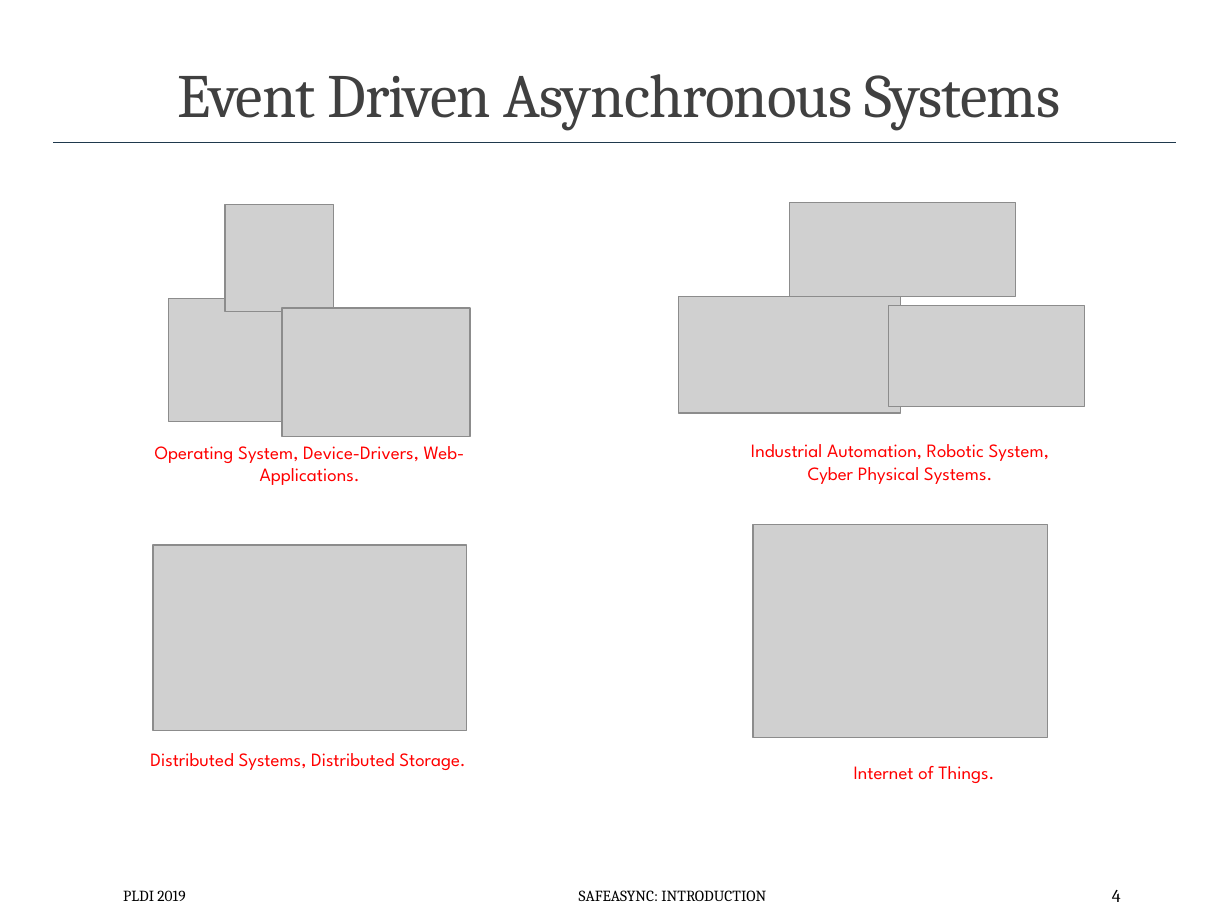
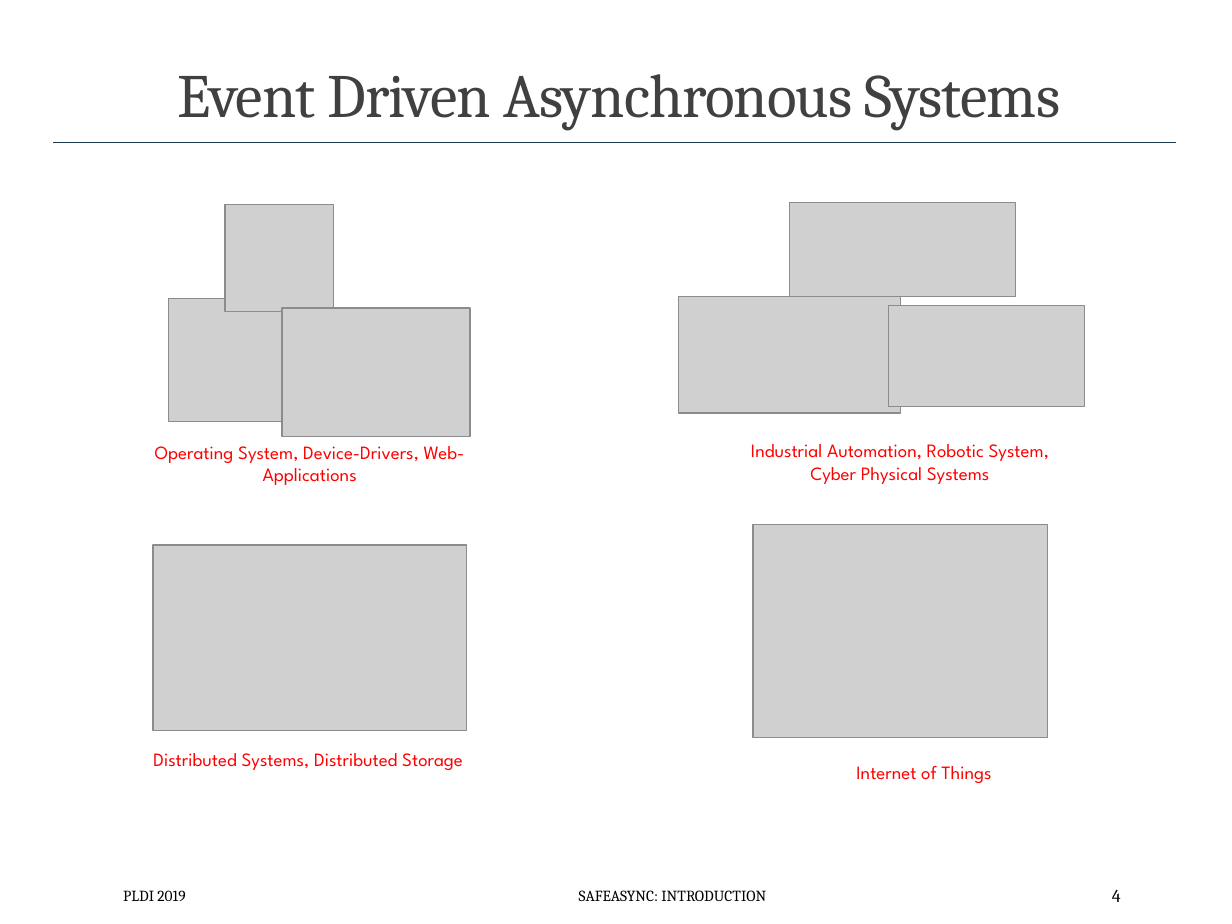
Before and after one commit to p-org/plditutorial, a slide deck: slide 4 of Presentations/1 - Introduction.pptx. Drawn at 1232x924 pixels with LibreOffice and Linux fonts; fonts in the diff are those of the drawing; grey boxes stand for pictures. Boxes give left, top, right and bottom in pixels: in the first picture for what was removed or moved away, otherwise in the second. Text is boxed around its words. In the diff, an @@ line names an element or a change of style, - is before the commit and + after.

```diff
--- a/Presentations/1 - Introduction.pptx
+++ b/Presentations/1 - Introduction.pptx
@@ text at [155,446,465,485]: text changed @@
-Operating System, Device-Drivers, Web-Applications.
+Operating System, Device-Drivers, Web-Applications
@@ text at [751,444,1049,484]: text changed @@
-Industrial Automation, Robotic System, Cyber Physical Systems.
+Industrial Automation, Robotic System, Cyber Physical Systems
@@ text at [153,753,463,770]: text changed @@
-Distributed Systems, Distributed Storage.
+Distributed Systems, Distributed Storage
@@ text at [856,766,991,783]: text changed @@
-Internet of Things.
+Internet of Things
```
Also in this commit, not shown: 8 other slides changed.
